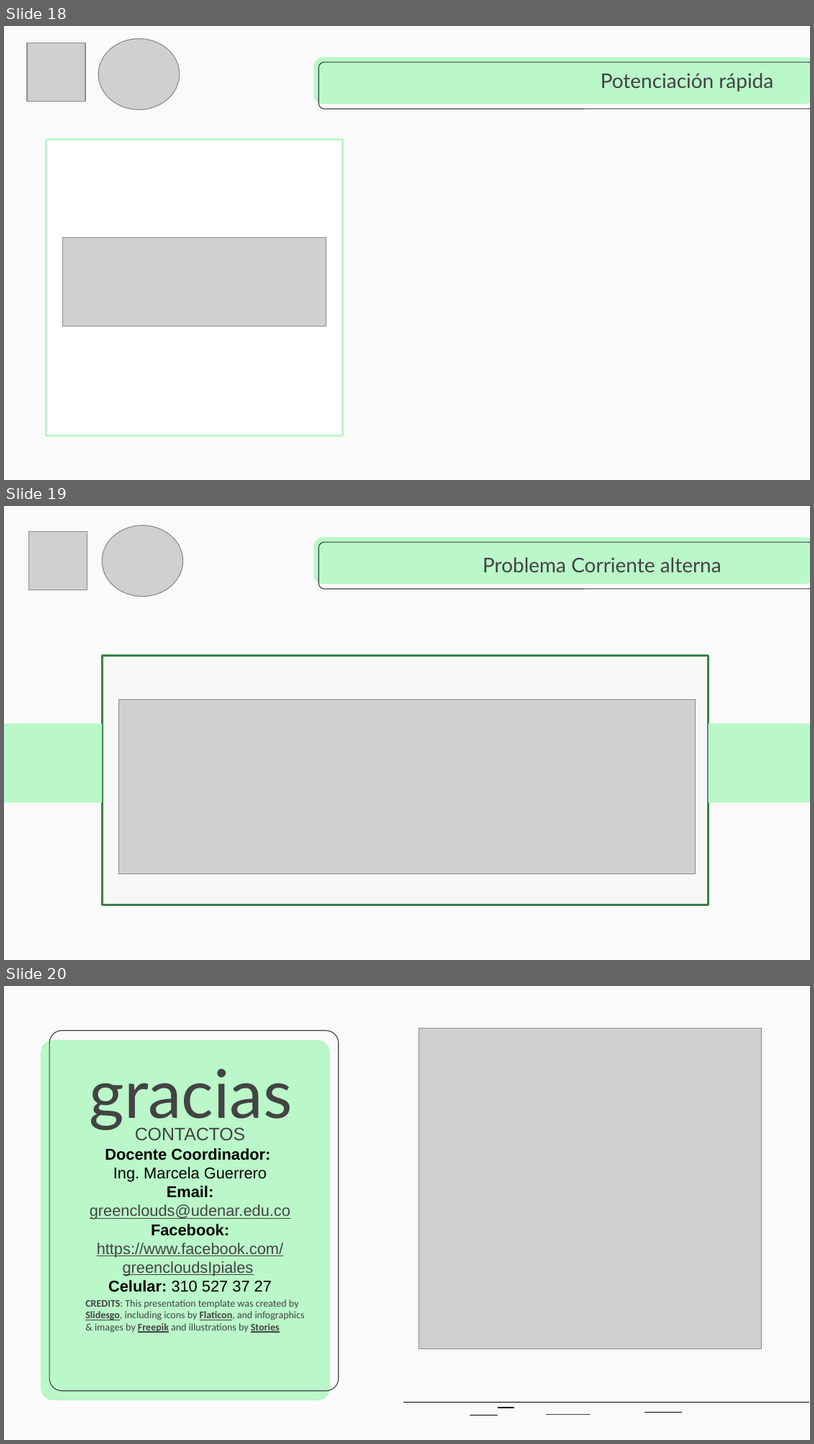
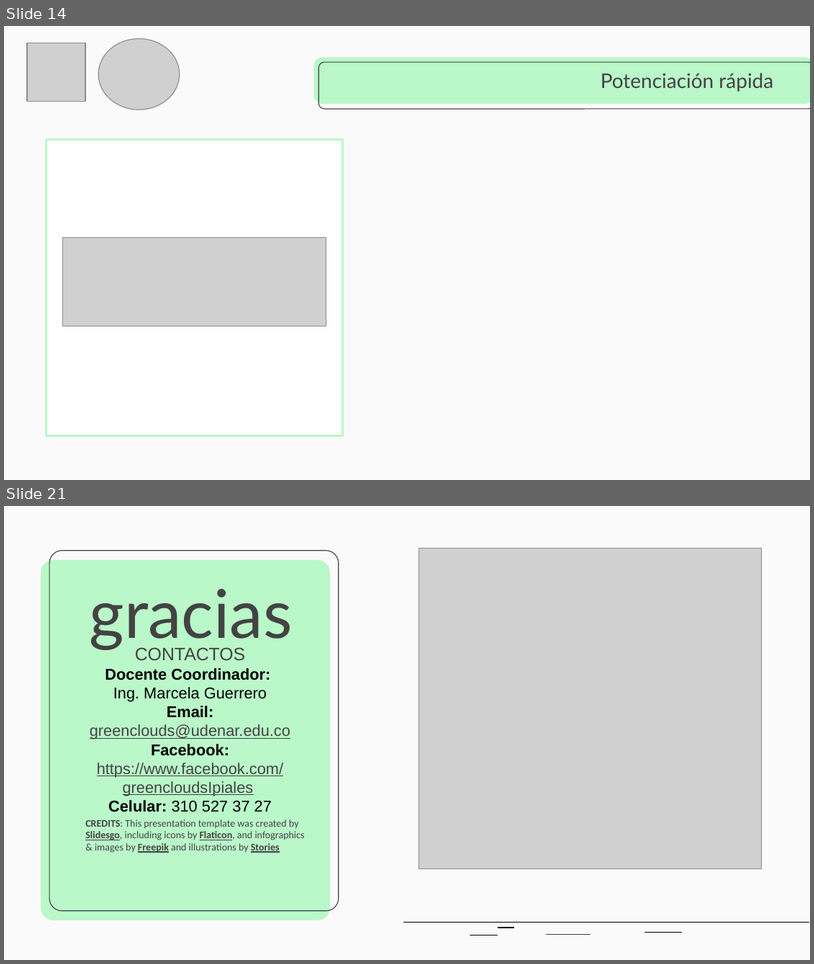
Before and after one commit to cangothic/CursoDePrgramacionCompetitiva, a slide deck: clase 4/Capacitación Maratones.pptx. Shown one above the other, each under a label of ours: slides 18, 19 and 20 before the commit, slides 14 and 21 after it; the slides between them are not shown. The pictures are 814x1444 and 814x964 pixels, drawn with LibreOffice and Linux fonts; fonts in the diff are those of the drawing; grey boxes stand for pictures. Boxes give left, top, right and bottom in pixels: in the first picture for what was removed or moved away, otherwise in the second. Text is boxed around its words. In the diff, an @@ line names an element or a change of style, - is before the commit and + after.

```diff
--- a/clase 4/Capacitación Maratones.pptx
+++ b/clase 4/Capacitación Maratones.pptx
@@ slide 19 removed at (4, 506, 810, 960), background #FAFAFA; not listed: 2 template elements that a slide beside it also shows @@
@@ picture removed at (103, 525, 183, 596) @@
@@ picture removed at (29, 532, 87, 590) @@
@@ title removed at (483, 557, 722, 572) @@
-Problema Corriente alterna
@@ rectangle removed at (103, 656, 709, 905) @@
@@ picture removed at (118, 700, 695, 875) @@
@@ rectangle removed at (4, 723, 102, 803) @@
@@ rectangle removed at (709, 723, 810, 803) @@
@@ what was slide 18 is now slide 14 @@
@@ what was slide 20 is now slide 21 @@
```
Also in this commit, not shown: 7 slides added, 5 other slides removed, 41 other files.
